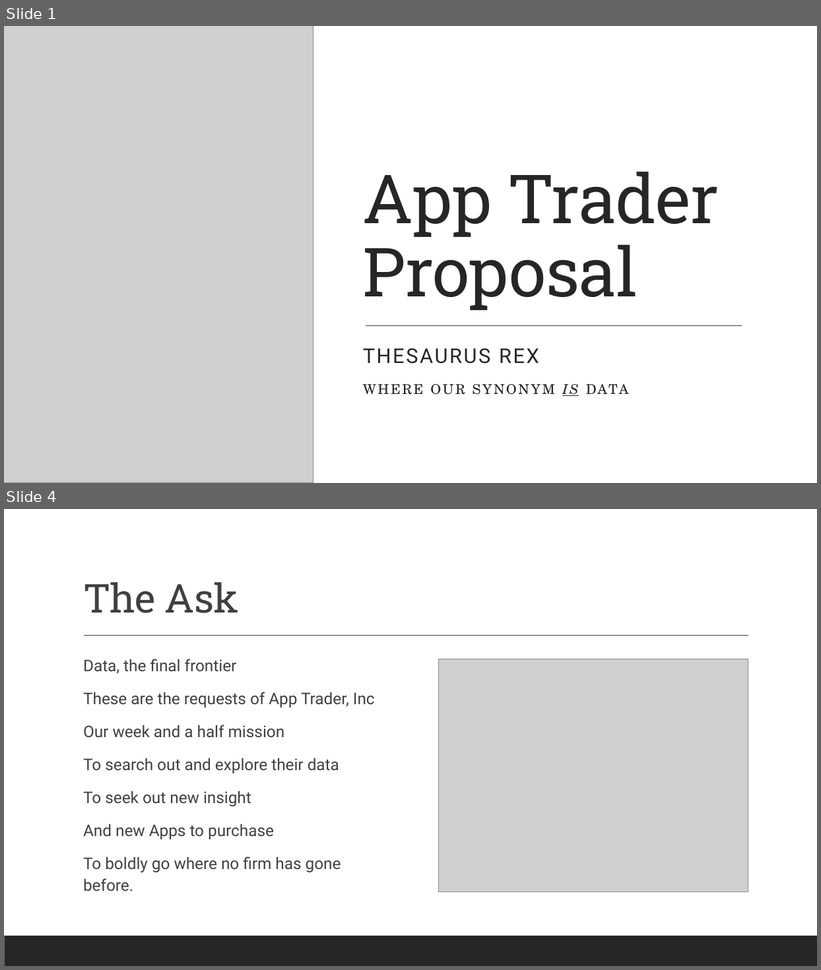
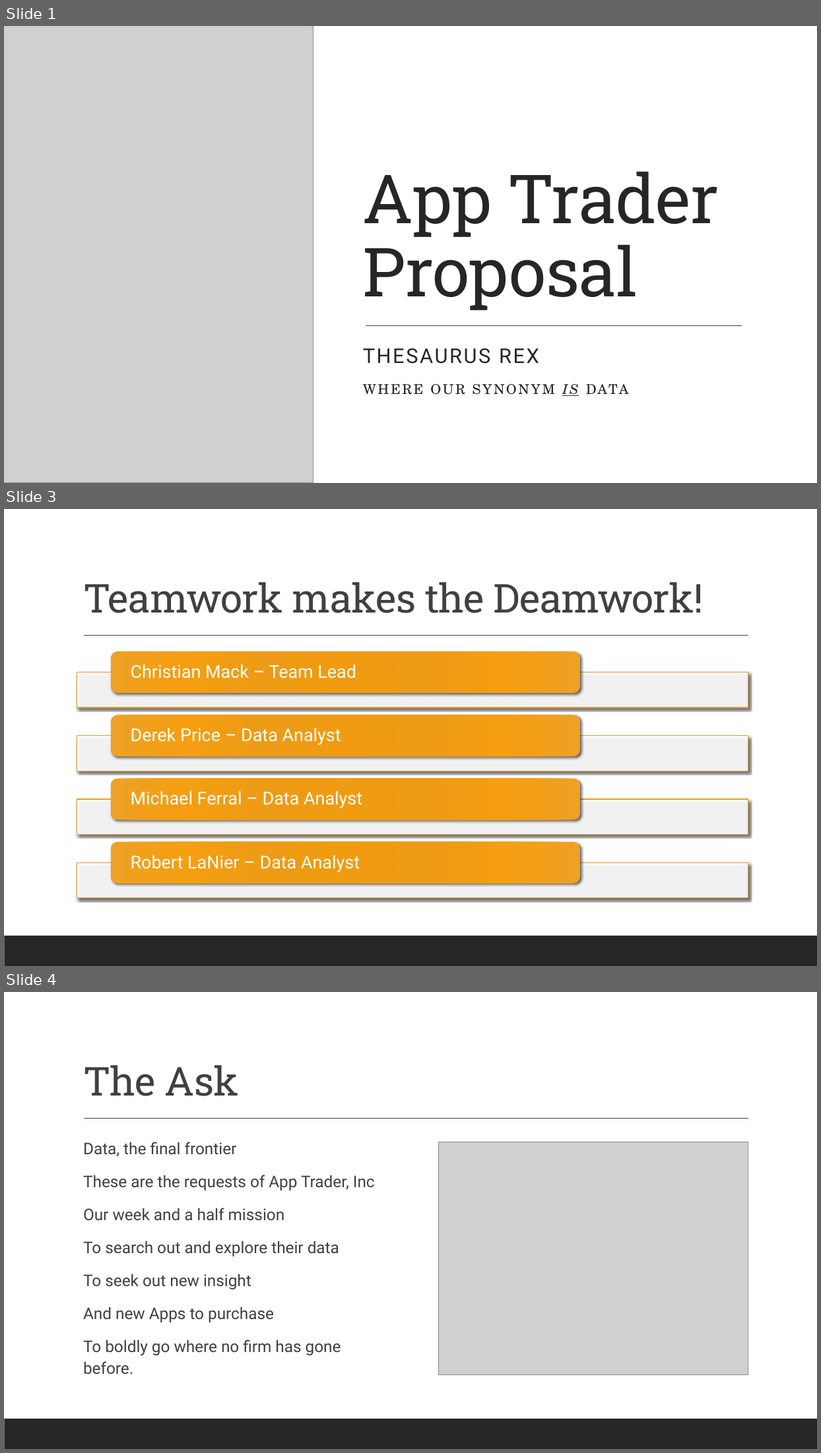
Before and after one commit to robertlanier/app-trader, a slide deck: presentation/app_trader_proposal.pptx. Shown one above the other, each under a label of ours: slides 1 and 4 before the commit, slides 1, 3 and 4 after it; the slides between them are not shown. The pictures are 821x970 and 821x1453 pixels, drawn with LibreOffice and Linux fonts; fonts in the diff are those of the drawing; grey boxes stand for pictures. Boxes give left, top, right and bottom in pixels: in the first picture for what was removed or moved away, otherwise in the second. Text is boxed around its words. In the diff, an @@ line names an element or a change of style, - is before the commit and + after.

```diff
--- a/presentation/app_trader_proposal.pptx
+++ b/presentation/app_trader_proposal.pptx
@@ slide 3 added at (x1=4, y1=509, x2=817, y2=966), background #FFFFFF; not listed: 2 template elements that a slide beside it also shows @@
@@ title added at (x1=83, y1=582, x2=704, y2=613), 47 pt, text #404040 @@
+Teamwork makes the Deamwork!
@@ group added at (x1=77, y1=652, x2=748, y2=898): 4 rectangles, 4 rounded rectangles, 4 texts @@
+Christian Mack – Team Lead
+Derek Price – Data Analyst
+Michael Ferral – Data Analyst
+Robert LaNier – Data Analyst
```
Also in this commit, not shown: 3 slides changed, 4 other slides added, 1 slide removed.
